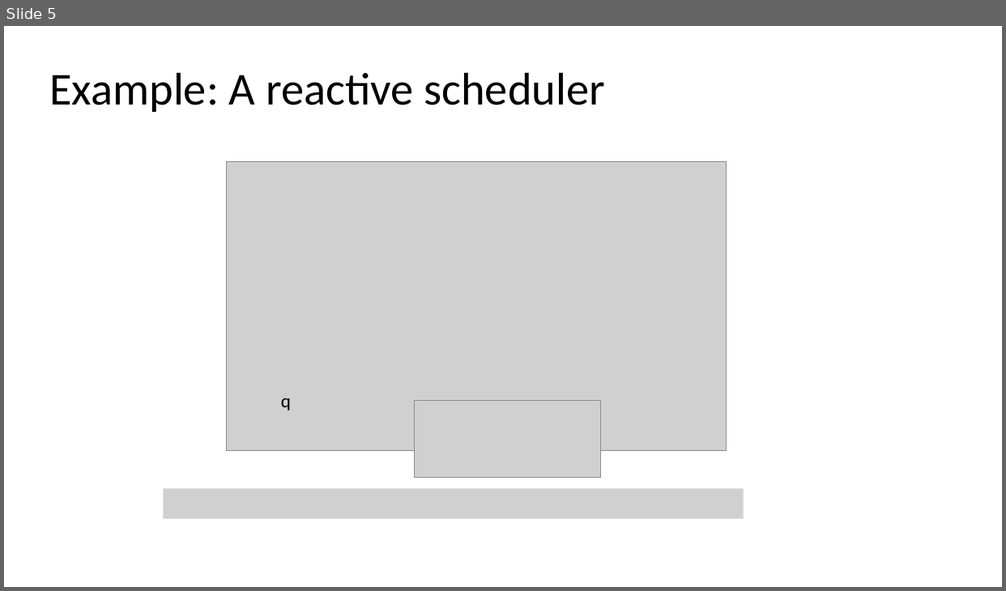
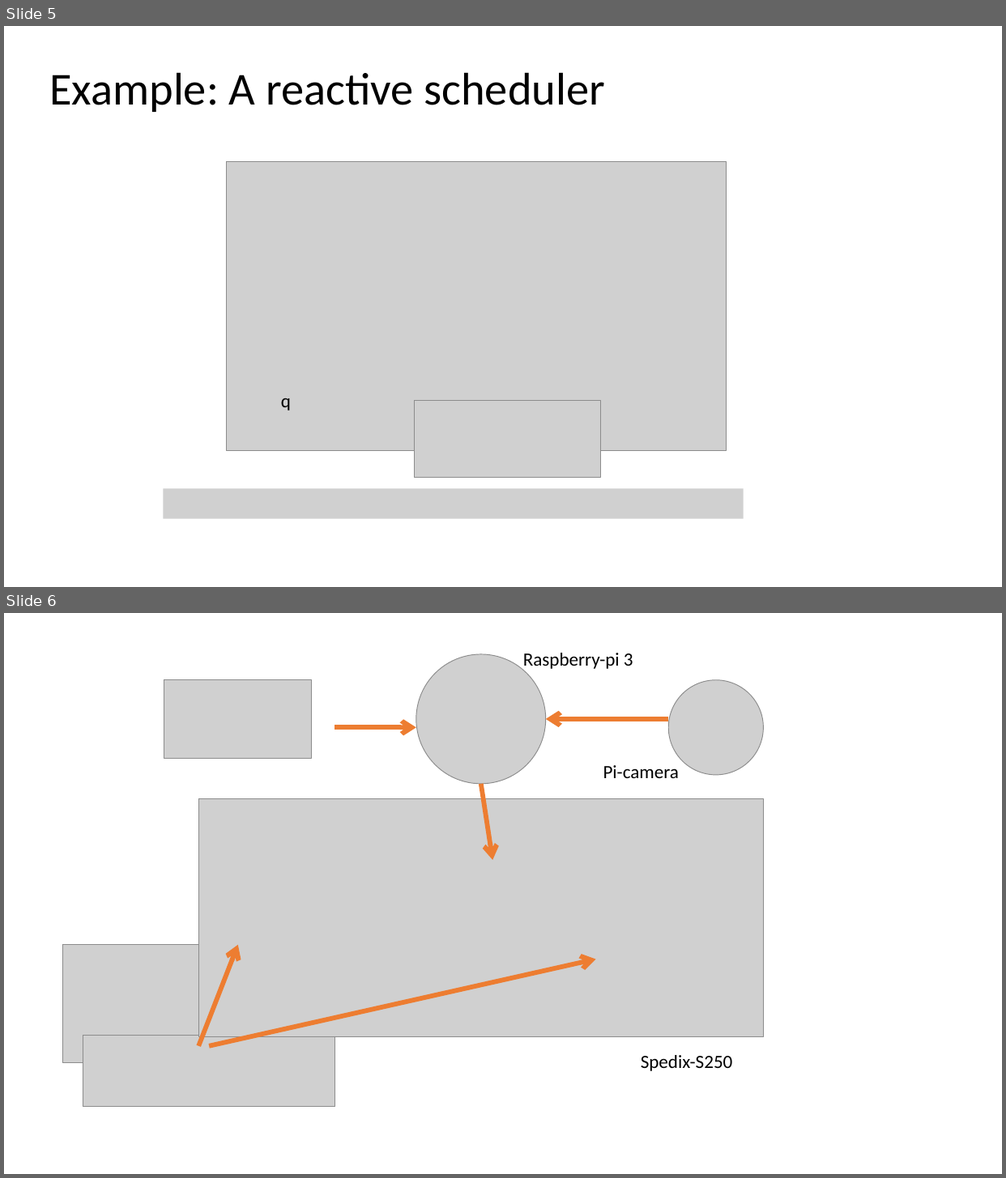
Before and after one commit to hodaig/MSc-thesis-final, a slide deck: Presentation1.pptx. Shown one above the other, each under a label of ours: slide 5 before the commit, slides 5 and 6 after it. The pictures are 1006x591 and 1006x1178 pixels, drawn with LibreOffice and Linux fonts; fonts in the diff are those of the drawing; grey boxes stand for pictures. Boxes give left, top, right and bottom in pixels: in the first picture for what was removed or moved away, otherwise in the second. Text is boxed around its words. In the diff, an @@ line names an element or a change of style, - is before the commit and + after.

```diff
--- a/Presentation1.pptx
+++ b/Presentation1.pptx
@@ slide 6 added at [4,613,1002,1174], background #FFFFFF @@
@@ picture added at [416,654,546,784] @@
@@ text added at [523,653,633,671], 18 pt, text #000000 @@
+Raspberry-pi 3
@@ picture added at [164,680,312,758] @@
@@ picture added at [669,680,764,776] @@
@@ arrow added from (335, 727) to (416, 727), #ED7D31 4.5 pt @@
@@ arrow added from (669, 719) to (546, 719), #ED7D31 4.5 pt @@
@@ text added at [603,765,679,778], 18 pt, text #000000 @@
+Pi-camera
@@ picture added at [198,798,764,1037] @@
@@ arrow added from (481, 784) to (493, 860), #ED7D31 4.5 pt @@
@@ picture added at [62,944,216,1063] @@
@@ arrow added from (198, 1046) to (238, 944), #ED7D31 4.5 pt @@
@@ arrow added from (209, 1046) to (596, 960), #ED7D31 4.5 pt @@
@@ picture added at [83,1035,335,1107] @@
@@ text added at [641,1055,733,1071], 18 pt, text #000000 @@
+Spedix-S250
```
Also in this commit, not shown: 1 other slide added, 4 other files.
